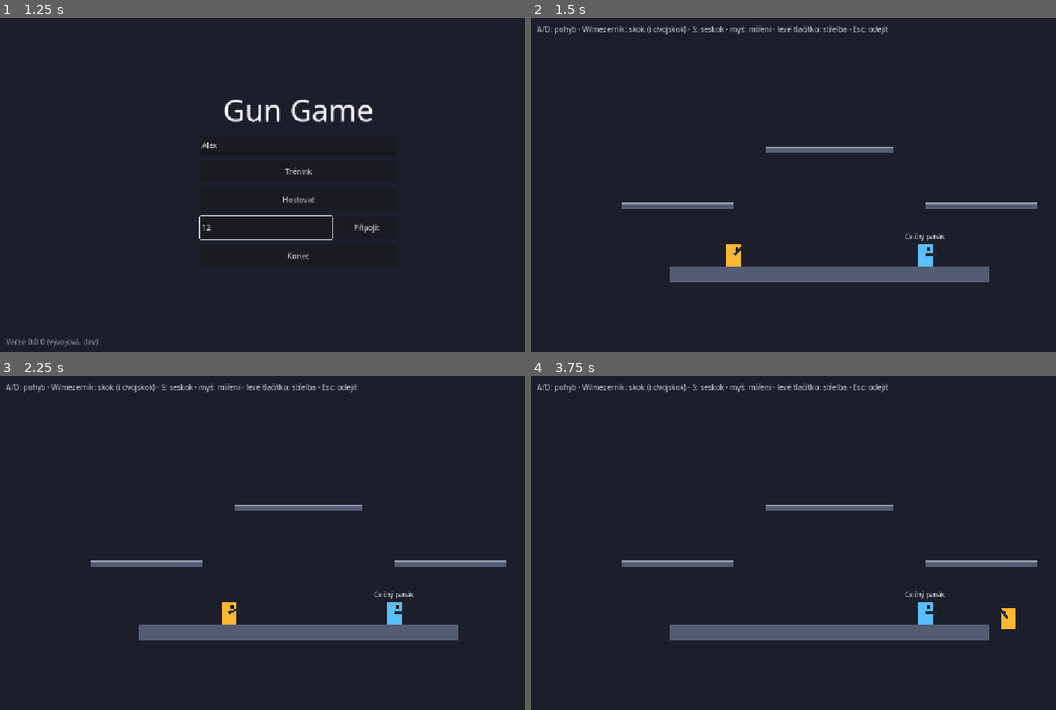
Above: before the commit, frames 1-4 (two rows, left to right).
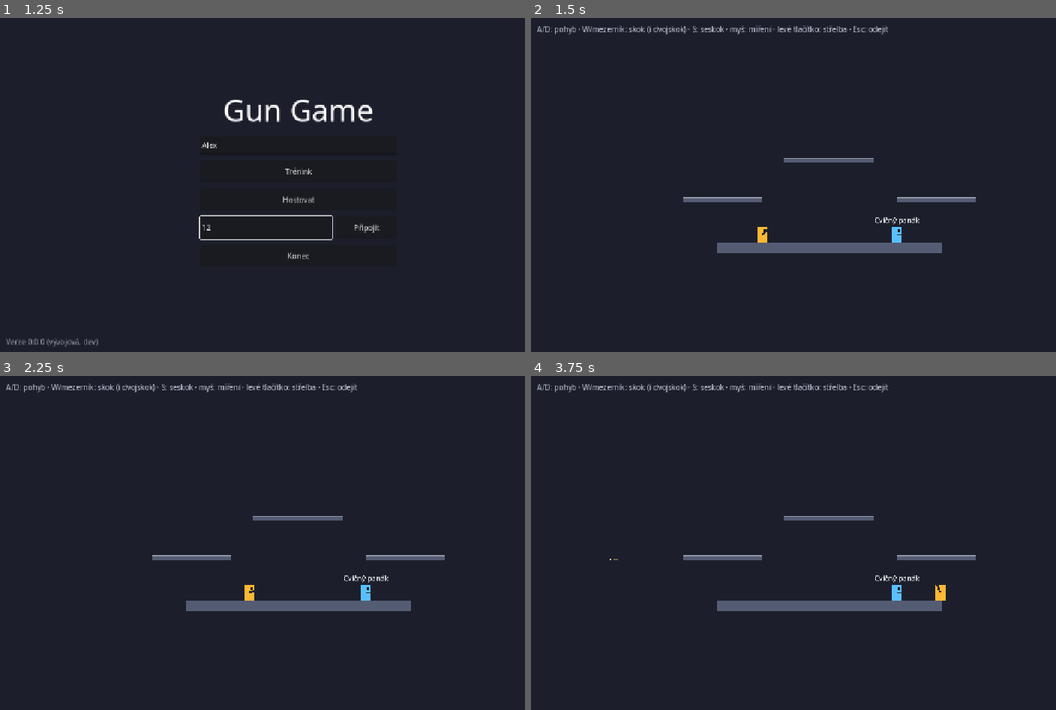
Above: after the commit, the same moments.

Repository: nejhorsiprogramatorsveta/Gun_game
Game: Godot game, scene res://src/ui/main_menu.tscn
The game is run twice, just before and just after one commit, with the same random seed, the same clock (stepped at 60 frames per second) and the same inputs.
Inputs (mouse positions are in pixels of both pictures, inside the frame that each line leads up to):
- Up to frame 1 (1.25 s): click (299, 144) at 0.52 s; type "Alex" at 0.6 s; click (267, 228) at 0.75 s; type "12" at 0.83 s
- Up to frame 2 (1.5 s): click "Trénink" at 1.25 s
- Up to frame 3 (2.25 s): tap Enter at 2 s; move the mouse to (430, 526) at 2.02 s; hold D (move_right) from 2.03 s (still down); hold Right mouse button (ability) from 2.03 s (still down)
- Up to frame 4 (3.75 s): tap W (jump) at 2.27, 3.02 s; move the mouse to (709, 559) at 2.77 s; release Right mouse button (ability) at 2.78 s; click (709, 559) at 2.85 s; move the mouse to (888, 469) at 3.52 s; release D (move_right) at 3.53 s; hold A (move_left) from 3.53 s (still down); hold Right mouse button (ability) from 3.53 s (still down)

Frame 1 is identical in both runs. In frame 2, 6.7% of the frame differs, in the area x 17-97%, y 38-80%; in frame 3, 6.7%; in frame 4, 6.8%, in the area x 15-97%, y 38-80%.

Commit message:
feat: slower bullets with longer trails, 70% view, solid player bodies, point-blank hits
- pistol 1000 px/s, 40 px fading trail
- arena camera zoom 0.6, larger kill area, bigger name labels
- players collide with each other; rays hit from inside for point-blank shots
- plan: pixel-art maps and character animations

Co-Authored-By: Claude Opus 5.5 <noreply@anthropic.com>

Diff:
--- a/data/weapons/pistol.tres
+++ b/data/weapons/pistol.tres
@@ -7,7 +7,7 @@
 id = &"pistol"
 name_key = "WEAPON_PISTOL_NAME"
 shots_per_second = 3.0
-projectile_speed = 1500.0
+projectile_speed = 1000.0
 max_range = 1400.0
 spread_degrees = 1.5
 knockback = 550.0
--- a/src/arenas/arena.gd
+++ b/src/arenas/arena.gd
@@ -3,10 +3,10 @@
 ## Base script of every arena scene. An arena provides platforms (Platform nodes),
 ## spawn points (Marker2D children of "SpawnPoints"), the area outside which players die
 ## and a Camera2D "Camera" that frames it (its zoom sets how big everything looks;
-## 0.85 = everything at 85 %).
+## 0.6 = everything at 60 % of the original size).
 
 ## Leaving this rectangle (e.g. falling below it) costs a life.
-@export var kill_rect := Rect2(-400, -600, 2080, 1500)
+@export var kill_rect := Rect2(-700, -800, 2680, 1900)
 
 
 func spawn_points() -> Array[Vector2]:
--- a/src/arenas/arena_rooftops.tscn
+++ b/src/arenas/arena_rooftops.tscn
@@ -5,11 +5,11 @@
 
 [node name="ArenaRooftops" type="Node2D"]
 script = ExtResource("1")
-kill_rect = Rect2(-400, -600, 2080, 1500)
+kill_rect = Rect2(-700, -800, 2680, 1900)
 
 [node name="Camera" type="Camera2D" parent="."]
 position = Vector2(640, 360)
-zoom = Vector2(0.85, 0.85)
+zoom = Vector2(0.6, 0.6)
 
 [node name="Ground" type="StaticBody2D" parent="."]
 position = Vector2(240, 560)
--- a/src/combat/projectile.gd
+++ b/src/combat/projectile.gd
@@ -11,6 +11,8 @@
 
 const WORLD_MASK := 1
 const PLAYERS_MASK := 4
+## Length of the visible streak behind the bullet (px).
+const TRAIL_LENGTH := 40.0
 
 var id := 0
 var direction := Vector2.RIGHT
@@ -35,6 +37,8 @@
 	var step := direction * weapon.projectile_speed * delta
 	var mask := WORLD_MASK | (PLAYERS_MASK if authoritative else 0)
 	var query := PhysicsRayQueryParameters2D.create(global_position, global_position + step, mask, _exclude)
+	# The muzzle can start inside a player standing right next to the shooter; still a hit.
+	query.hit_from_inside = true
 	var hit := get_world_2d().direct_space_state.intersect_ray(query)
 	if not hit.is_empty():
 		if hit.collider is Player:
@@ -43,6 +47,7 @@
 		return
 	position += step
 	_travelled += step.length()
+	queue_redraw()
 	if _travelled >= weapon.max_range:
 		finish()
 
@@ -55,4 +60,7 @@
 
 
 func _draw() -> void:
-	draw_line(-direction * 12.0, direction * 4.0, Color(1, 0.93, 0.55), 3.0)
+	# The trail fades out behind the bullet and never sticks out behind the muzzle.
+	var trail := minf(TRAIL_LENGTH, _travelled + 4.0)
+	draw_line(-direction * trail, -direction * trail * 0.4, Color(1, 0.85, 0.4, 0.35), 2.0)
+	draw_line(-direction * trail * 0.4, direction * 4.0, Color(1, 0.95, 0.65), 3.0)
--- a/src/player/player.gd
+++ b/src/player/player.gd
@@ -31,9 +31,11 @@
 	var name_label := Label.new()
 	name_label.auto_translate_mode = Node.AUTO_TRANSLATE_MODE_DISABLED
 	name_label.text = display_name
+	# The arena camera is zoomed out, so world-space text needs a bigger font to stay readable.
+	name_label.add_theme_font_size_override("font_size", 26)
 	name_label.horizontal_alignment = HORIZONTAL_ALIGNMENT_CENTER
-	name_label.size = Vector2(160, 24)
-	name_label.position = Vector2(-80, -BODY_SIZE.y / 2.0 - 30)
+	name_label.size = Vector2(240, 36)
+	name_label.position = Vector2(-120, -BODY_SIZE.y / 2.0 - 42)
 	add_child(name_label)
 
 
--- a/src/player/player.tscn
+++ b/src/player/player.tscn
@@ -7,7 +7,7 @@
 
 [node name="Player" type="CharacterBody2D"]
 collision_layer = 4
-collision_mask = 3
+collision_mask = 7
 script = ExtResource("1")
 
 [node name="CollisionShape2D" type="CollisionShape2D" parent="."]
--- a/src/player/player_motor.gd
+++ b/src/player/player_motor.gd
@@ -4,6 +4,7 @@
 ## step() applies it to a CharacterBody2D.
 
 ## Physics layer number of one-way platforms (see project.godot layer names).
+## Players also collide with the "players" layer, so they can touch but never overlap.
 const ONE_WAY_LAYER := 2
 
 
Not shown, changed: docs/PLAN.md
Not shown, changed: docs/PROGRESS.md
